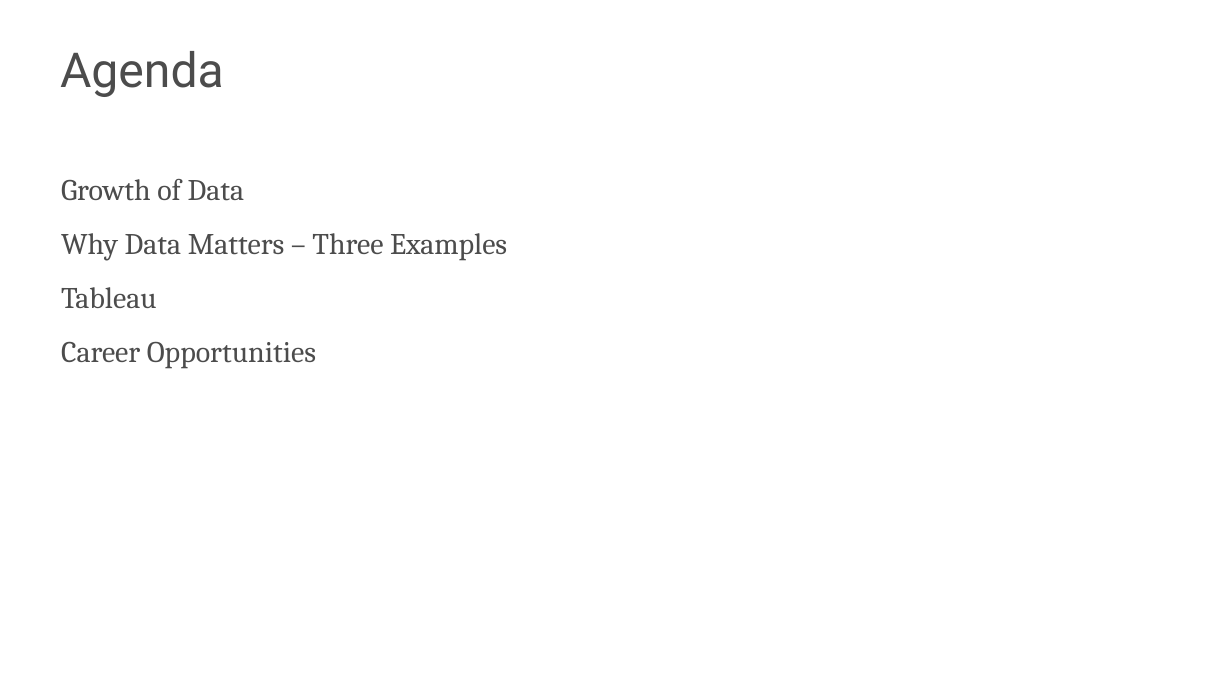
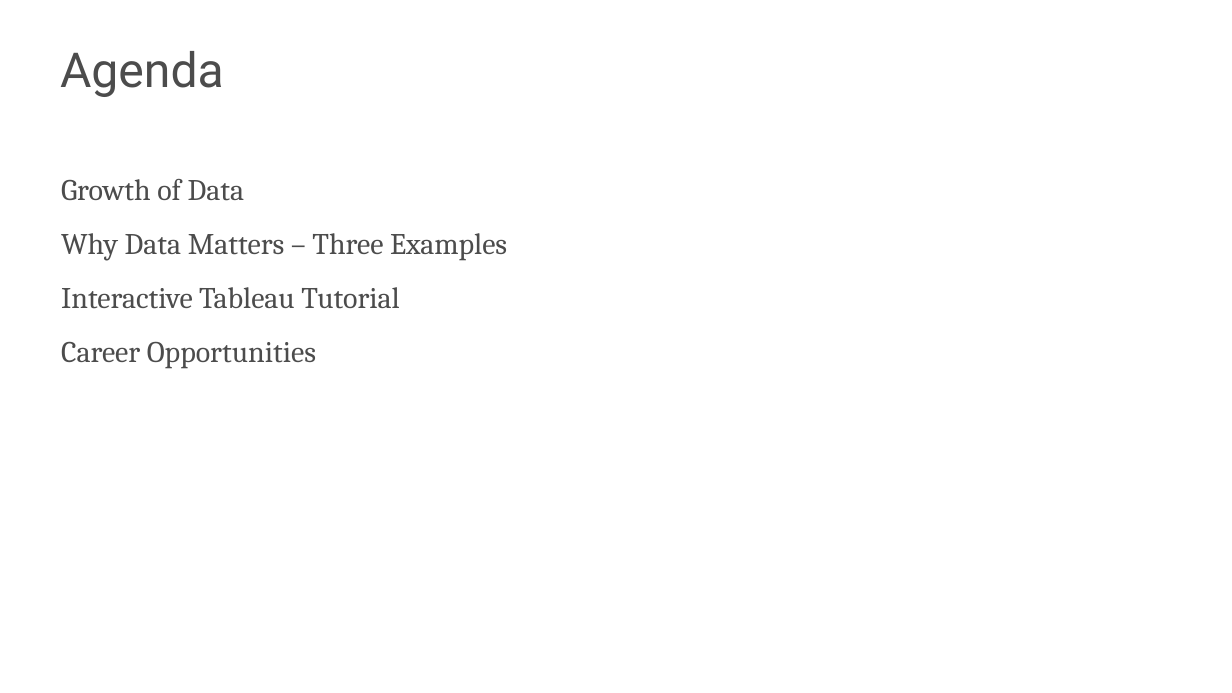
Before and after one commit to s-kyle-reed/data-lecture, a slide deck: slide 9 of lecture.pptx. Drawn at 1232x693 pixels with LibreOffice and Linux fonts; fonts in the diff are those of the drawing; background and template pictures are left out. Boxes give left, top, right and bottom in pixels: in the first picture for what was removed or moved away, otherwise in the second. Text is boxed around its words. In the diff, an @@ line names an element or a change of style, - is before the commit and + after.

```diff
--- a/lecture.pptx
+++ b/lecture.pptx
@@ text at [61, 287, 399, 309]: text changed @@
-Tableau
+Interactive Tableau Tutorial
```
Also in this commit, not shown: 2 other slides changed, 3 slides added, 1 other file.
